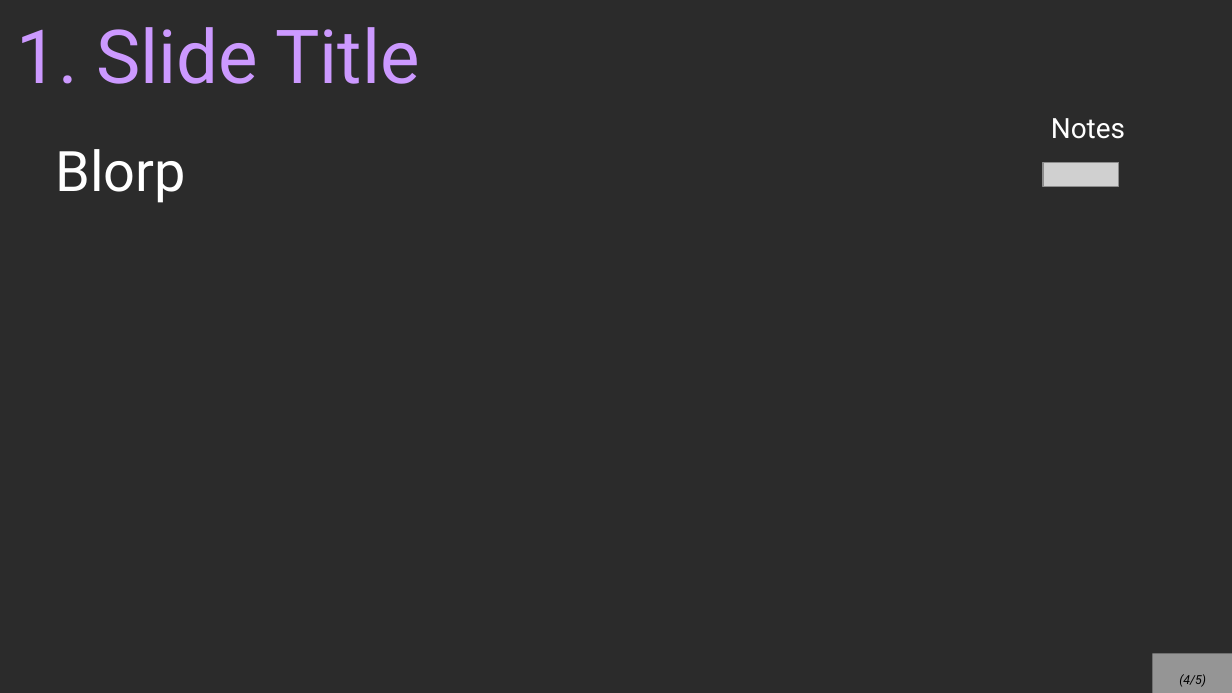
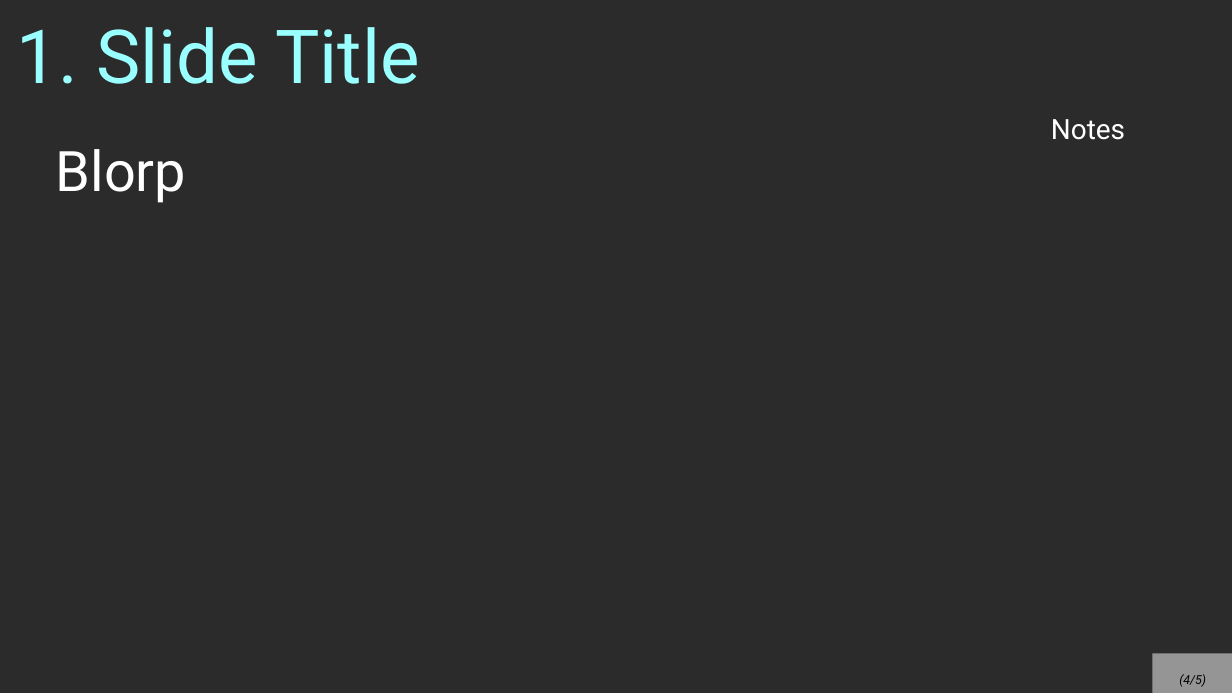
Before and after one commit to nguyenchithien/CS211-Discrete-Structures-II, a slide deck: slide 4 of Lectures/TEMPLATE_16_9.odp. Drawn at 1232x693 pixels with LibreOffice and Linux fonts; fonts in the diff are those of the drawing; grey boxes stand for pictures; background and template pictures are left out; a plain dark background stands for a picture behind light text. Boxes give left, top, right and bottom in pixels: in the first picture for what was removed or moved away, otherwise in the second. Text is boxed around its words. In the diff, an @@ line names an element or a change of style, - is before the commit and + after.

```diff
--- a/Lectures/TEMPLATE_16_9.odp
+++ b/Lectures/TEMPLATE_16_9.odp
@@ title "1. Slide Title" at box(17, 27, 419, 84): text colour #CC99FF to #99FFFF @@
@@ picture removed at box(1043, 162, 1118, 187) @@
```
Also in this commit, not shown: 4 other slides changed, 5 other files.
